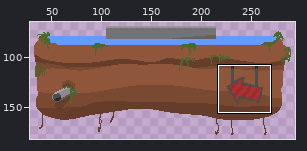
Two states of a pixel-art file, public/assets/sprite_island_lake.aseprite. Above, an overview of the earlier version with the close-up marked.
Close-up. Old version:
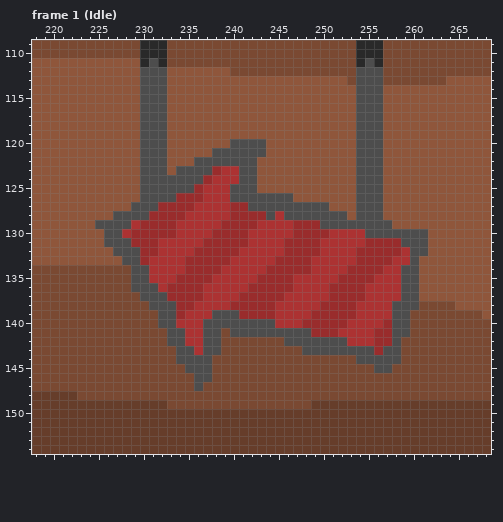
320x320 pixels, 16 frames. Shown: frame 1 (Idle): x 218..268, y 109..154. The wide view leaves out empty margins. The commit also changed other frames or places, which this record leaves out.
Once edited:
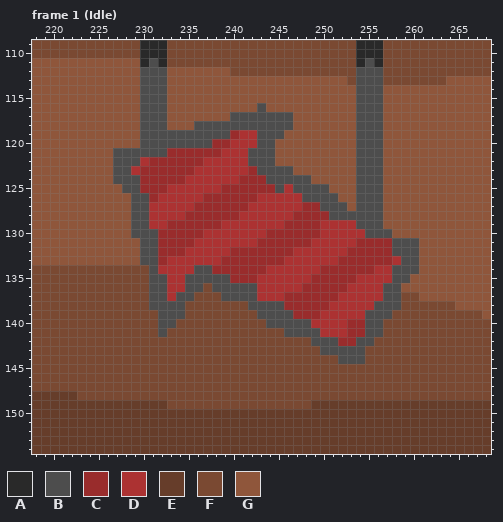
Palette (. is transparent): A #292929  B #4d4d4d  C #992c2c  D #ac3232  E #663d2a  F #7a4932  G #8f563b
Commit message: Slightly fix arrow
Difference:
Frame 1 (Idle), layer "Layer 5":
y 116: x 243 G -> B
y 117: x 240..246 GGGGGGG -> BBBBBBB
y 118: x 236..246 GGGGGGGGGGG -> BBBBBBBBBBB
y 119: x 233..245 GGGGGGGGGGGGG -> BBBBBBBCDDBBB
y 120: x 233..242 GGGGGGGBBB -> BBBBBCCDDD; x 244 G -> B
y 121: x 227..229 GGG -> BBB; x 233..241 GGGGGBBBB -> CCCCCCDDD; x 244 G -> B
y 122: x 227..241 GGGBBBGGGBBBBBB -> BBBDCCCCCCDDDDD; x 243..244 GG -> BB
y 123: x 227..238 GGGBBBGBBBBC -> BBDCCCCCCDDD; x 241..246 BBGGGG -> DCBBBB
y 124: x 227..237 GGGBBBBBBBC -> BBBCCCCCDDD; x 241..248 BBGGGGGG -> CCCBBBBB
y 125: x 228..236 GGBBBBBBC -> BBCCCDDDD; x 239..250 DBBBGGGGGGGG -> CCCCCCBDBBBB
y 126: x 229 G -> B; x 231..251 BBBCCCDDDBBBBBBBGGGGG -> CDDDDDCCCCCCDDDDDBBBB
y 127: x 231..239 BCCCCDDDD -> DDDDDCCCC; x 242..249 BBBBBBBB -> DDDDDDCC; x 251..252 GG -> BB
y 128: x 227..228 BB -> GG; x 231..239 CCCCDDDDD -> DDDDCCCCC; x 241..244 CCCB -> DDDD; x 246..250 BBBBB -> DCCCC; x 253 G -> B
y 129: x 225..232 BBBBDCCC -> GGGGBBDD; x 234..242 DDDDDCCCC -> CCCCCDDDD; x 246 D -> C; x 250..253 BBBB -> DDDD; x 257 B -> G
y 130: x 226..231 BBDCCC -> GGGBBB; x 234..236 DDD -> CCC; x 238..241 CCCC -> DDDD; x 244..246 DDD -> CCC; x 250 C -> D; x 258..261 BBBB -> GGGG
y 131: x 226..235 BBBCCCDDDD -> GGGGBBCCCC; x 237..241 CCCCC -> DDDDD; x 243..245 DDD -> CCC; x 249 C -> D; x 254 D -> C; x 258 C -> B; x 261 B -> G
y 132: x 227..234 BBBCCDDD -> GGGBBCCC; x 236..239 CCCC -> DDDD; x 241..245 DDDDD -> CCCCC; x 247..249 CCC -> DDD; x 253 D -> C; x 258..259 CD -> BB; x 261 B -> G
y 133: x 228..232 BBCDD -> GGBBC; x 235..238 CCCC -> DDDD; x 240..244 DDDDD -> CCCCC; x 246..248 CCC -> DDD; x 252..253 DD -> CC; x 259 D -> B
y 134: x 229..231 BBD -> FFB; x 235..237 CCC -> DBB; x 239..248 DDDDDCCCCC -> CCCCCDDDDD; x 250..252 DDD -> CCC; x 256 C -> D; x 258 D -> B
y 135: x 229..232 BBDD -> FFBB; x 234..246 CCCCDDDDDCCCC -> DBBBBBCCCDDDD; x 249..251 DDD -> CCC; x 254..255 CC -> DD; x 258 D -> B; x 260 B -> G
y 136: x 229..230 BB -> FF; x 232..246 DCCCCDDDDDCCCCC -> BDDBBFBBBBBDDDD; x 248..250 DDD -> CCC; x 253..254 CC -> DD; x 257..260 DDBB -> BBGG
y 137: x 230 B -> F; x 233..250 CCCCDDDDCCCCCDDDDD -> DBBFFFBBBBDDDCCCCC; x 252..254 CCC -> DDD; x 257..260 DDBB -> BBFF
y 138: x 234..249 CCDDDDCCCCCDDDDD -> BFFFFFFFBBBBCCCC; x 251..253 CCC -> DDD; x 256..257 DD -> BB; x 259..260 BB -> FF
y 139: x 234..248 CDDDBBBCCCCDDDD -> BFFFFFFFFBBBBCC; x 250..253 CCCC -> DDDD; x 255..259 DDDBB -> BBBFF
y 140: x 234..243 DDDBBBBBBB -> FFFFFFFFFF; x 245..259 DDDCCCCCDDDDCBB -> BBBBDDDDCCBBFFF
y 141: x 232..238 FBBDDBB -> BFFFFFF; x 240..245 BBBBBB -> FFFFFF; x 249..251 CCC -> BDD; x 253..259 DDDCCBB -> CCBBFFF
y 142: x 233..238 BBDDBB -> FFFFFF; x 246..248 BBB -> FFF; x 252..258 BDDDCCB -> CCBBFFF
y 143: x 234..238 BBDBB -> FFFFF; x 248..249 BB -> FF; x 255..258 BCBB -> FFFF
y 144: x 234..237 BBBB -> FFFF; x 252..253 FF -> BB; x 255..258 BBBB -> FFFF
y 145: x 235..237 BBB -> FFF; x 256..257 BB -> FF
y 146: x 236..237 BB -> FF
y 147: x 236 B -> F
